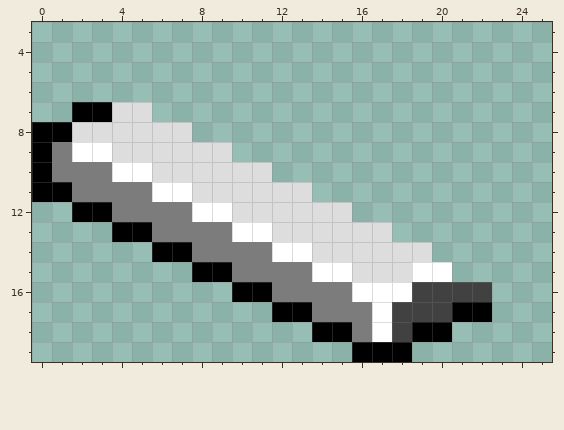
Pixel-art sprite: images/edge_up.png. The picture above was drawn from the file before the commit.
The file is 70x40 pixels, drawn in blocks of 2x2; one block is one cell here. Shown: x 0..25, y 3..19.
New version:
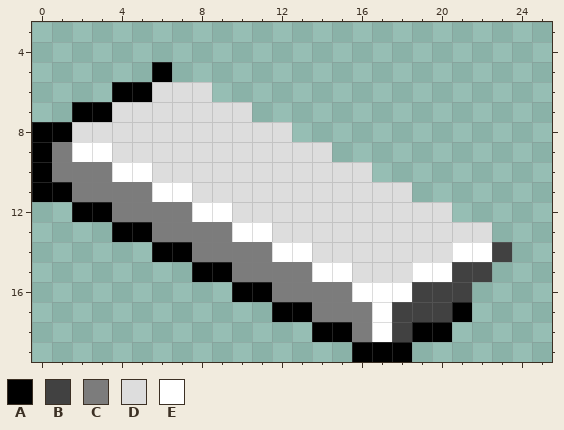
Palette (. is transparent): A #000000  B #414141  C #7c7c7c  D #dddddd  E #ffffff
The exact change:
y 5: x 6 . -> A
y 6: x 4..8 ..... -> AADDD
y 7: x 6..10 ..... -> DDDDD
y 8: x 8..12 ..... -> DDDDD
y 9: x 10..14 ..... -> DDDDD
y 10: x 12..16 ..... -> DDDDD
y 11: x 14..18 ..... -> DDDDD
y 12: x 16..20 ..... -> DDDDD
y 13: x 18..22 ..... -> DDDDD
y 14: x 20..23 .... -> DEEB
y 15: x 21..22 .. -> BB
y 16: x 22 B -> .
y 17: x 22 A -> .
Where, in picture pixels (left, top, right, bottom), the same in both pictures:
changed: (112, 62, 512, 322)
